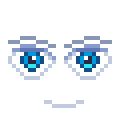
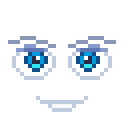
Layered file, before and after one edit (128x128). Changes by layer:
showed "Smile 3", painted on it over [36, 96, 88, 112]
hid "neutral" over [48, 100, 76, 108]
painted on "eye 2" over [64, 36, 116, 80]
painted on "eye outline" over [8, 44, 56, 80]
painted on "iris" over [20, 48, 48, 72]
painted on "eye background" over [8, 52, 44, 76]
